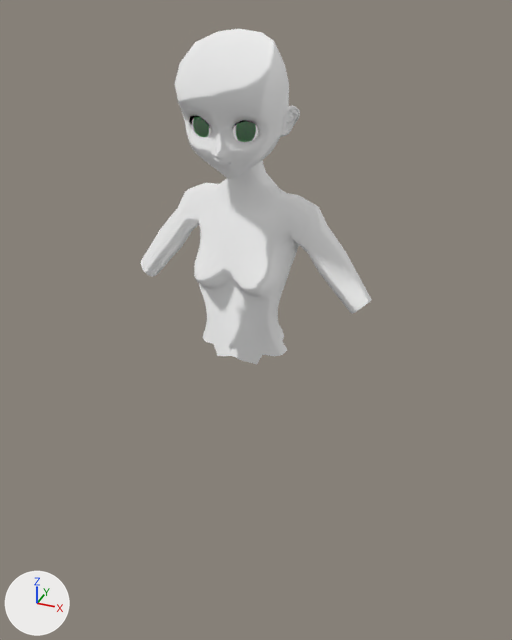
Before and after pictures for a commit that changed the Blender file Miku.blend.
One viewpoint serves both versions: a camera (50 mm lens) standing at (0.492, -1.171, 1.685) and looking at (-0.001, 0.035, 0.962). Every picture has the same lights, and +X, +Y and +Z are marked at lower left.
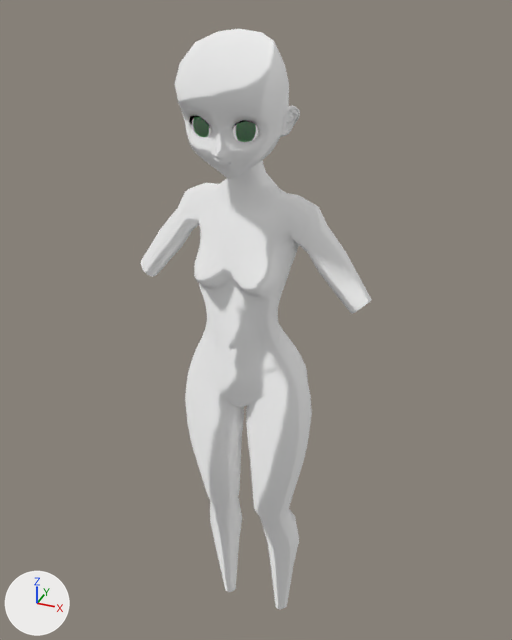
Commit message: 下半身まで

The change in detail:
me_cylinder is used by ob_cylinder; location (0.0, 0.008, 1.308); scale (0.0318, 0.0318, 0.0274).
me_cylinder had 932 vertices, 884 faces, 10 loose edges and spanned x 0.0..7.7, y -5.1..1.5, z -18.2..8.5.
me_cylinder now has 1252 vertices, 1214 faces, 1 loose edge and spans x 0.0..7.7, y -5.1..2.0, z -42.9..8.5.
me_cylinder part 1: 12 vertices moved from x 0.0..1.8, y -3.1..0.7, z -13.4..-11.6 to x 0.0..1.7, y -3.1..0.6, z -13.4..-11.6; 9 vertices removed from x 0.0..3.7, y -3.2..-1.1, z -18.2..-13.2; 329 vertices added at x 0.0..4.5, y -3.2..2.0, z -42.9..-13.0.

Pixel boxes [x1, y1, x2, y2] of what changed, in the pictures (512 x 640 px):
'Cylinder', reshaped
    before: [141, 29, 371, 365]
    after: [141, 29, 371, 609]
part 1 of me_cylinder, built on
    before: [209, 316, 287, 365]
    after: [185, 316, 312, 609]
